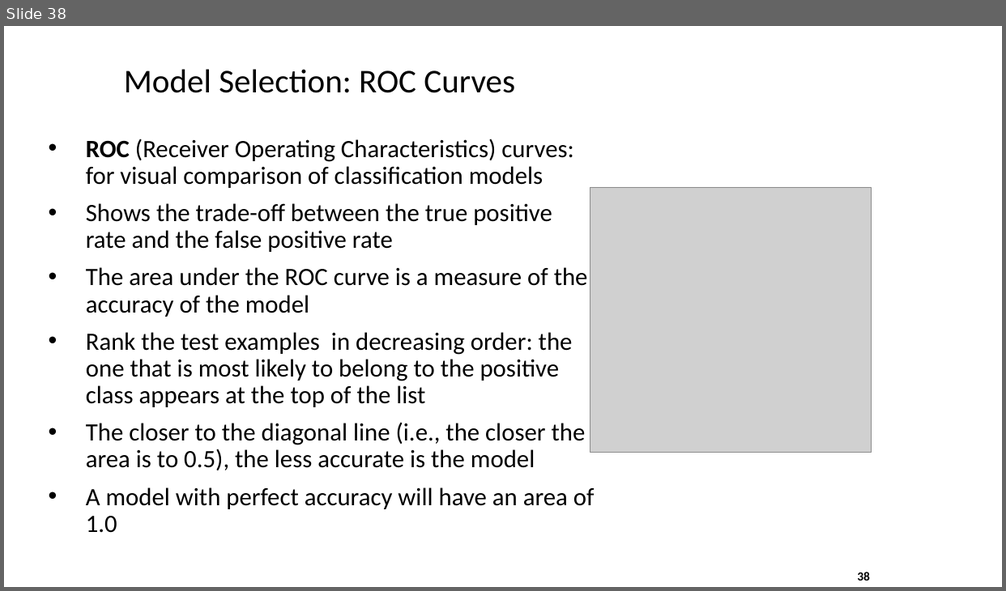
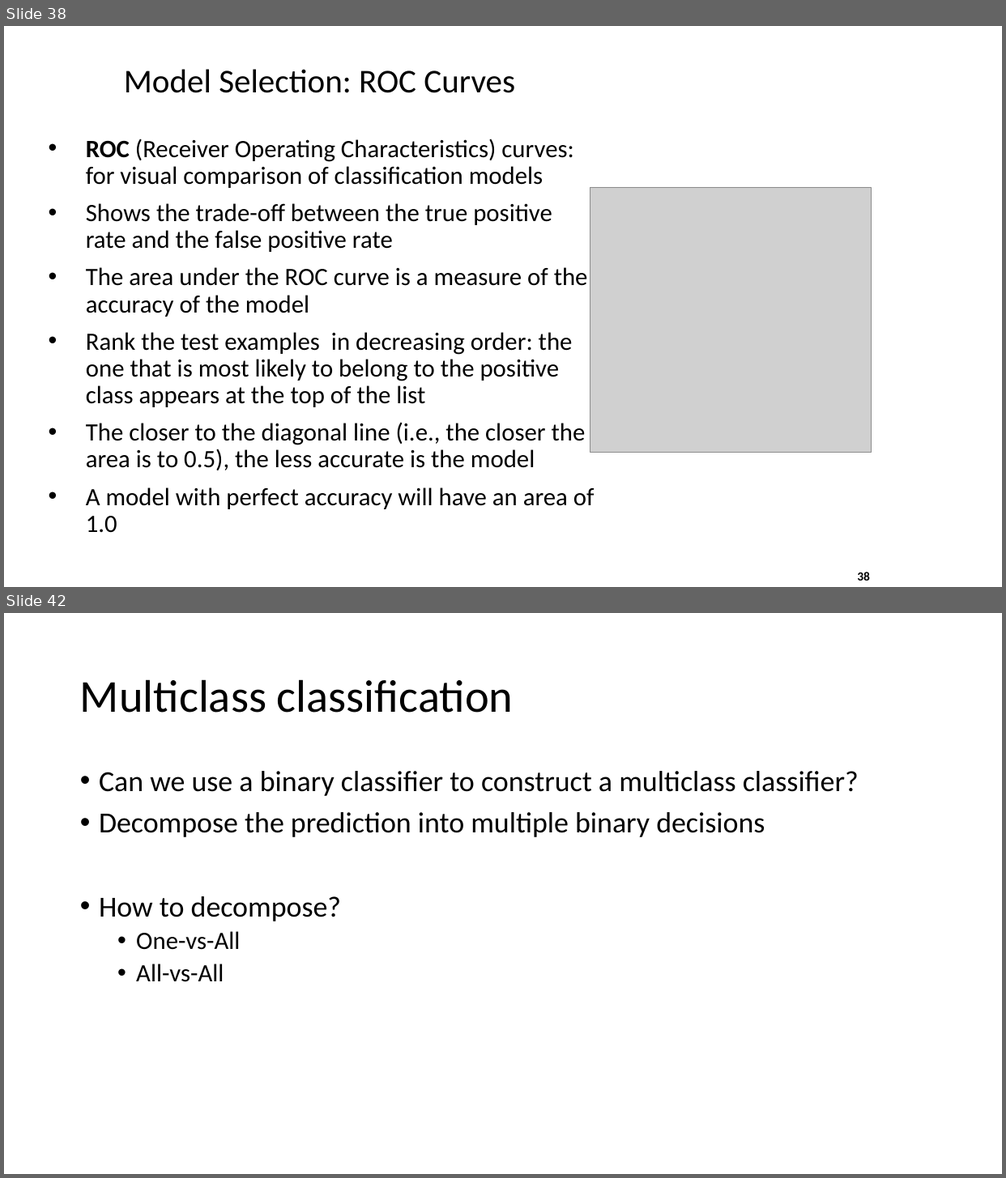
Before and after one commit to ramcdougal/cbb750, a slide deck: data mining/data mining 1.pptx. Shown one above the other, each under a label of ours: slide 38 before the commit, slides 38 and 42 after it; the slides between them are not shown. The pictures are 1006x591 and 1006x1178 pixels, drawn with LibreOffice and Linux fonts; fonts in the diff are those of the drawing; grey boxes stand for pictures. Boxes give left, top, right and bottom in pixels: in the first picture for what was removed or moved away, otherwise in the second. Text is boxed around its words. In the diff, an @@ line names an element or a change of style, - is before the commit and + after.

```diff
--- a/data mining/data mining 1.pptx
+++ b/data mining/data mining 1.pptx
@@ slide 42 added at (4, 613, 1002, 1174), background #FFFFFF @@
@@ title added at (80, 679, 513, 713), 44 pt, text #000000 @@
+Multiclass classification
@@ text added at (99, 771, 859, 982), 28 pt, text #000000 @@
+• Can we use a binary classifier to construct a multiclass classifier?
+• Decompose the prediction into multiple binary decisions
+• How to decompose?
+  • One-vs-All
+  • All-vs-All
```
Also in this commit, not shown: 2 slides changed, 15 other slides added, 1 slide removed.
